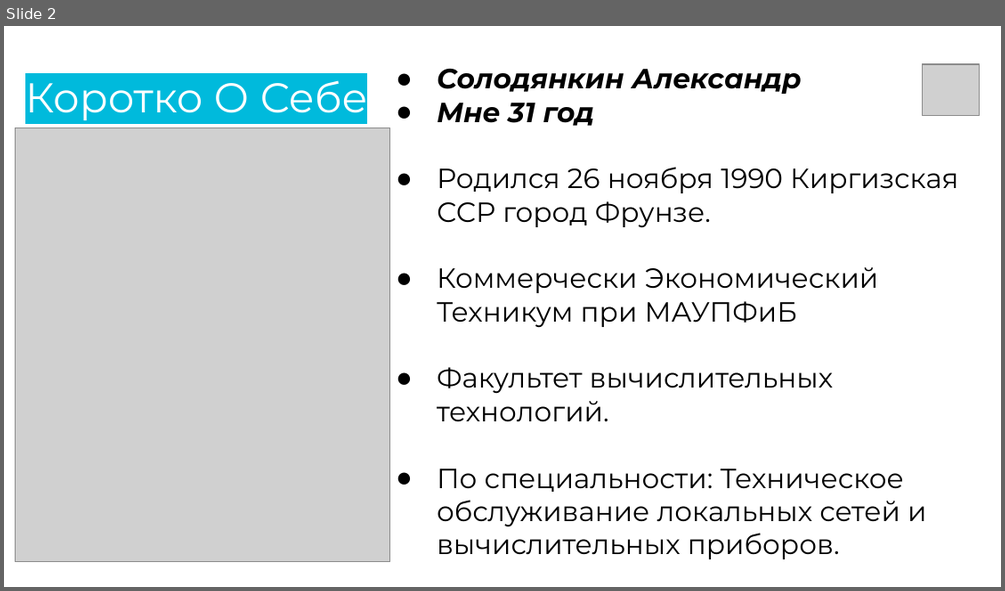
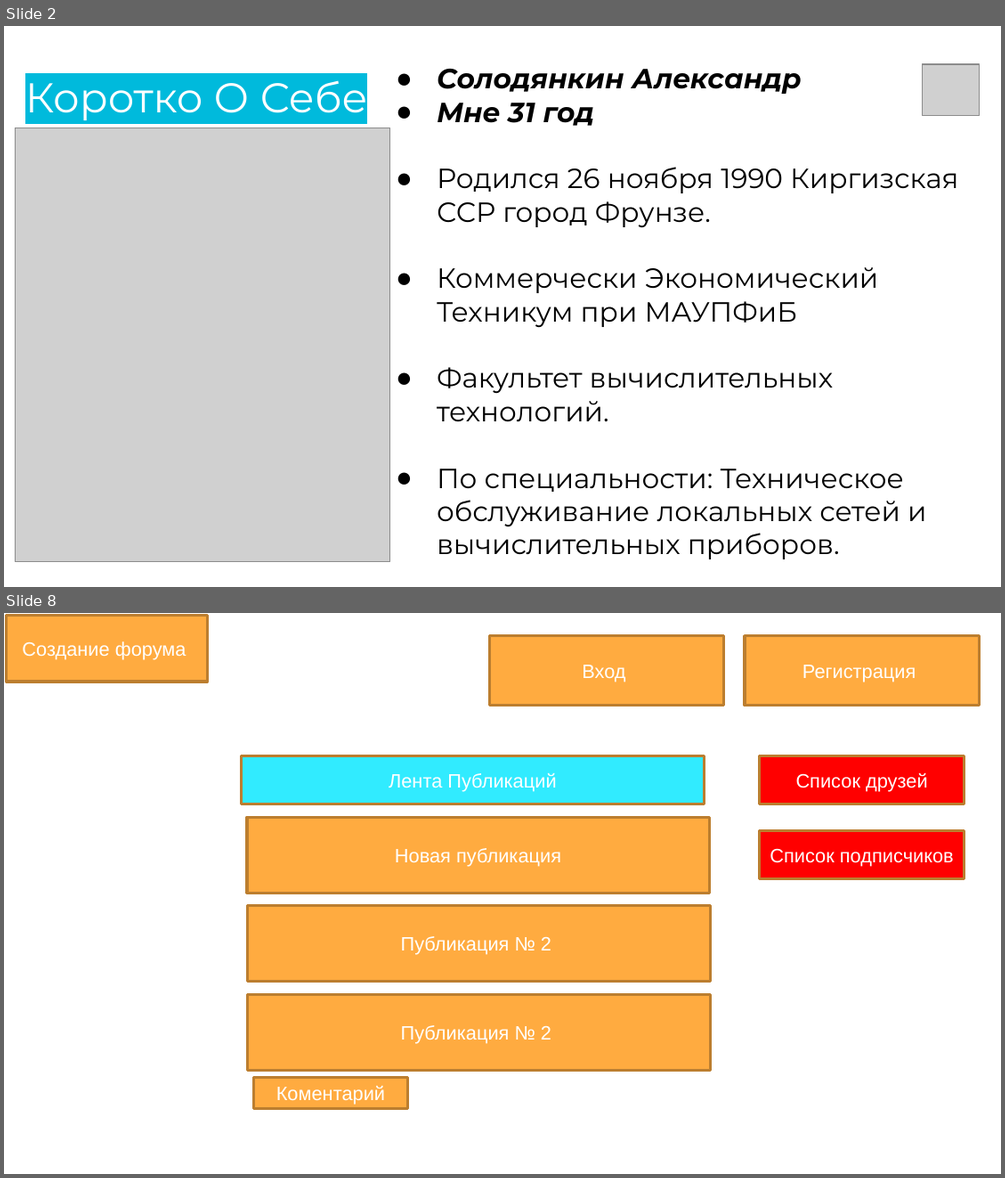
Before and after one commit to AlexanderSolodyankin/MyProject, a slide deck: Презинтация/Driver Room презентаций W21.pptx. Shown one above the other, each under a label of ours: slide 2 before the commit, slides 2 and 8 after it; the slides between them are not shown. The pictures are 1005x591 and 1005x1178 pixels, drawn with LibreOffice and Linux fonts; fonts in the diff are those of the drawing; grey boxes stand for pictures. Boxes give left, top, right and bottom in pixels: in the first picture for what was removed or moved away, otherwise in the second. Text is boxed around its words. In the diff, an @@ line names an element or a change of style, - is before the commit and + after.

```diff
--- a/Презинтация/Driver Room презентаций W21.pptx
+++ b/Презинтация/Driver Room презентаций W21.pptx
@@ slide 8 added at [4, 613, 1001, 1174], background #FFFFFF @@
@@ rectangle added at [6, 615, 207, 681], fill #FFAB40, outline #BD7F2F 2 pt, 14 pt, text #FFFFFF @@
+Создание форума
@@ rectangle added at [489, 636, 724, 706], fill #FFAB40, outline #BD7F2F 2 pt, 14 pt, text #FFFFFF @@
+Вход
@@ rectangle added at [744, 636, 979, 706], fill #FFAB40, outline #BD7F2F 2 pt, 14 pt, text #FFFFFF @@
+Регистрация
@@ rectangle added at [242, 755, 704, 803], fill #31EBFF, outline #BD7F2F 2 pt, 14 pt, text #FFFFFF @@
+Лента Публикаций
@@ rectangle added at [760, 755, 965, 803], fill #FF0000, outline #BD7F2F 2 pt, 14 pt, text #FFFFFF @@
+Список друзей
@@ rectangle added at [247, 818, 710, 893], fill #FFAB40, outline #BD7F2F 2 pt, 14 pt, text #FFFFFF @@
+Новая публикация
@@ rectangle added at [760, 830, 965, 878], fill #FF0000, outline #BD7F2F 2 pt, 14 pt, text #FFFFFF @@
+Список подписчиков
@@ rectangle added at [248, 905, 711, 981], fill #FFAB40, outline #BD7F2F 2 pt, 14 pt, text #FFFFFF @@
+Публикация № 2
@@ rectangle added at [248, 994, 711, 1070], fill #FFAB40, outline #BD7F2F 2 pt, 14 pt, text #FFFFFF @@
+Публикация № 2
@@ rectangle added at [254, 1078, 408, 1109], fill #FFAB40, outline #BD7F2F 2 pt, 14 pt, text #FFFFFF @@
+Коментарий
```
Also in this commit, not shown: 6 slides changed, 1 other slide added, 1 slide removed, 12 other files.
